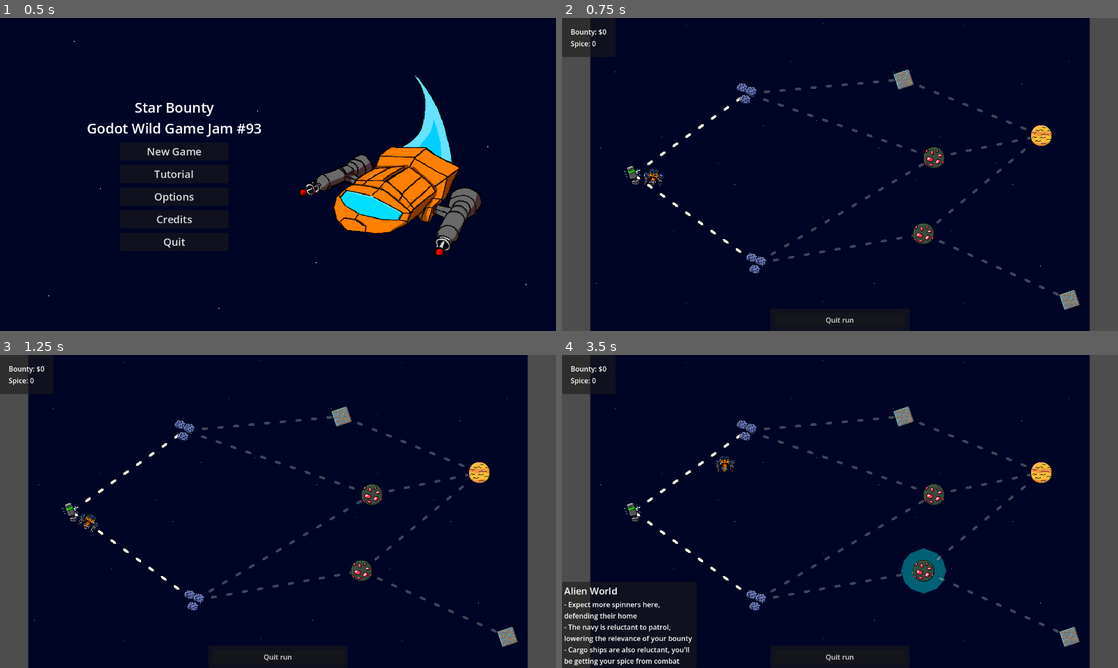
Above: before the commit, frames 1-4 (two rows, left to right).
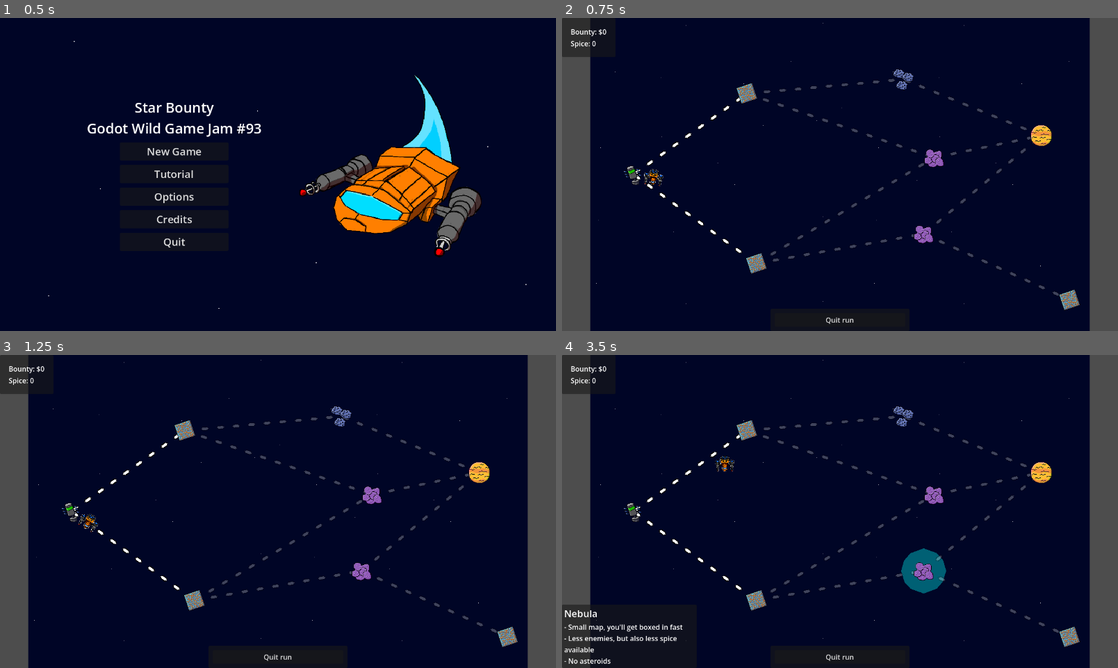
Above: after the commit, the same moments.

Repository: Sadathy/Wild-Jam-93
Game: Godot game, scene res://Scenes/main.tscn
Two runs of this game, one before a commit and one after it. Both use one fixed random seed, a clock stepped at 60 frames per second and the inputs below.
Inputs (mouse positions are in pixels of both pictures, inside the frame that each line leads up to):
- Up to frame 1 (0.5 s): no input
- Up to frame 2 (0.75 s): click "New Game" at 0.5 s
- Up to frame 3 (1.25 s): no input
- Up to frame 4 (3.5 s): tap Enter at 1.25 s; drag from (756, 599) to (634, 511) at 1.27 s; drag from (745, 430) to (634, 511) at 2.02 s; tap Space (next_turn) at 2.75 s; move the mouse to (923, 570) at 2.77 s; click (923, 570) at 2.85 s

Frame 1 is identical in both runs. In frame 2, 0.9% of the frame differs, in the area x 31-69%, y 16-82%; in frame 3, 0.9%; in frame 4, 2.6%, in the area x 0-69%, y 16-100%.

Commit message:
balance
various balance changes, kind of stabbing in the dark tbh

Diff:
--- a/wild-jam-93-project/Scenes/Levels/LEVEL TYPES/configurable_level_script.gd
+++ b/wild-jam-93-project/Scenes/Levels/LEVEL TYPES/configurable_level_script.gd
@@ -136,25 +136,25 @@
 		# now go through and spawn asteroids, proportionate to the threat level
 		var asteroid_count = get_tree().get_nodes_in_group("asteroids").size()
 		if asteroid_count < 3 * asteroid_threat:
-			# 30% chance to spawn an asteroid, rolled once per asteroid threat level
+			# 40% chance to spawn an asteroid, rolled once per asteroid threat level
 			for i in asteroid_threat:
-				if randi_range(1, 10) <= 3:
+				if randi_range(1, 10) <= 4:
 					spawn_asteroid()
 
 		# now go through and spawn cargo ships, proportionate to the cargo level
 		var cargo_count = get_tree().get_nodes_in_group("cargo").size()
 		if cargo_count < cargo_level:
-			#20% chance to spawn a cargo, rolled once per cargo level
+			#1% chance to spawn a cargo, rolled once per cargo level
 			for i in cargo_level:
-				if randi_range(1, 10) <= 2:
+				if randi_range(1, 10) <= 1:
 					spawn_cargo()
 
 		# now go through and trigger some random spice blows, proportionate to the spice blow level 10% chance per spice level
 		if randi_range(1, 10) <= spice_level:
-			# three 40% chance rolls at various spice blows
+			# three 20% chance rolls at various spice blows
 			for i in 3:
-				if randi_range(1, 10) <= 4:
-					Global.spice_blow(2 + i, get_random_location())
+				if randi_range(1, 10) <= 2:
+					Global.spice_blow(1 + i, get_random_location())
 
 func get_random_location() -> Vector2:
 	var new_location = Vector2.ZERO
--- a/wild-jam-93-project/Scenes/Levels/LEVEL TYPES/level_alien.tscn
+++ b/wild-jam-93-project/Scenes/Levels/LEVEL TYPES/level_alien.tscn
@@ -18,12 +18,10 @@
 
 [node name="AlienLevel" type="Node2D" unique_id=1380992670]
 script = ExtResource("1_6clhx")
-max_x = 6000
-max_y = 2200
-min_y = -2200
-navy_threat = 1
-alien_threat = 7
-cyber_threat = -3
+max_x = 2500
+navy_threat = 2
+alien_threat = 10
+cyber_threat = -5
 asteroid_threat = 4
 cargo_level = 1
 max_enemies = 9
--- a/wild-jam-93-project/Scenes/Levels/LEVEL TYPES/level_asteroid.tscn
+++ b/wild-jam-93-project/Scenes/Levels/LEVEL TYPES/level_asteroid.tscn
@@ -18,12 +18,12 @@
 
 [node name="AsteroidLevel" type="Node2D" unique_id=1380992670]
 script = ExtResource("1_dffij")
-max_x = 6250
-max_y = 3000
-min_y = -3000
-navy_threat = 2
-alien_threat = 2
-cyber_threat = 2
+max_x = 3000
+max_y = 1500
+min_y = -1500
+navy_threat = 3
+alien_threat = 4
+cyber_threat = 5
 asteroid_threat = 10
 cargo_level = 4
 max_enemies = 8
--- a/wild-jam-93-project/Scenes/Levels/LEVEL TYPES/level_cyber.tscn
+++ b/wild-jam-93-project/Scenes/Levels/LEVEL TYPES/level_cyber.tscn
@@ -18,12 +18,10 @@
 
 [node name="CyberLevel" type="Node2D" unique_id=1380992670]
 script = ExtResource("1_hvw8w")
-max_x = 6000
-max_y = 2200
-min_y = -2200
-navy_threat = 2
-alien_threat = -3
-cyber_threat = 8
+max_x = 2500
+navy_threat = 3
+alien_threat = -5
+cyber_threat = 10
 asteroid_threat = 2
 cargo_level = 8
 music = 2
--- a/wild-jam-93-project/Scenes/Levels/LEVEL TYPES/level_desert.tscn
+++ b/wild-jam-93-project/Scenes/Levels/LEVEL TYPES/level_desert.tscn
@@ -18,13 +18,12 @@
 
 [node name="DesertLevel" type="Node2D" unique_id=1380992670]
 script = ExtResource("1_vm5qh")
-max_y = 2000
-min_y = -2000
-navy_threat = 7
-alien_threat = -1
-cyber_threat = -1
-asteroid_threat = 1
-cargo_level = 4
+max_x = 2500
+navy_threat = 9
+alien_threat = -2
+cyber_threat = -2
+asteroid_threat = 2
+cargo_level = 5
 spice_level = 8
 max_enemies = 7
 
--- a/wild-jam-93-project/Scenes/Levels/LEVEL TYPES/level_nebula.tscn
+++ b/wild-jam-93-project/Scenes/Levels/LEVEL TYPES/level_nebula.tscn
@@ -18,13 +18,15 @@
 
 [node name="NebulaLevel" type="Node2D" unique_id=1380992670]
 script = ExtResource("1_dtqxu")
-max_x = 2500
-max_y = 800
-min_y = -800
+max_x = 1800
+max_y = 500
+min_y = -500
 navy_threat = 3
+alien_threat = 5
+cyber_threat = 1
 cargo_level = 1
 spice_level = 1
-max_enemies = 4
+max_enemies = 3
 
 [node name="Background" type="Polygon2D" parent="." unique_id=1412134420]
 unique_name_in_owner = true
--- a/wild-jam-93-project/Scripts/Global.gd
+++ b/wild-jam-93-project/Scripts/Global.gd
@@ -134,25 +134,29 @@
 
 func get_threat_threshold() -> int:
 	# Reads bounty, modifies it based on difficulty and sends back a threath threshold
-	var calculated_bounty = bounty * (0.6 + (difficulty * 0.5))
-	if calculated_bounty > 8000: return -10
-	if calculated_bounty > 7600: return -9
-	if calculated_bounty > 7200: return -8
-	if calculated_bounty > 6800: return -7
-	if calculated_bounty > 6400: return -6
-	if calculated_bounty > 6000: return -5
-	if calculated_bounty > 5600: return -4
-	if calculated_bounty > 5200: return -3
-	if calculated_bounty > 4800: return -2
-	if calculated_bounty > 4400: return -1
-	if calculated_bounty > 4000: return 0
-	if calculated_bounty > 3600: return 1
-	if calculated_bounty > 3200: return 2
-	if calculated_bounty > 2800: return 3
-	if calculated_bounty > 2400: return 4
-	if calculated_bounty > 2000: return 5
-	if calculated_bounty > 1600: return 6
-	if calculated_bounty > 1200: return 7
-	if calculated_bounty > 800: return 8
-	if calculated_bounty > 400: return 9
+	var calculated_bounty = bounty * (0.5 + (difficulty * 0.5))
+	if calculated_bounty > 6300: return -14
+	if calculated_bounty > 5850: return -13
+	if calculated_bounty > 5400: return -12
+	if calculated_bounty > 4950: return -11
+	if calculated_bounty > 4500: return -10
+	if calculated_bounty > 4125: return -9
+	if calculated_bounty > 3750: return -8
+	if calculated_bounty > 3375: return -7
+	if calculated_bounty > 3000: return -6
+	if calculated_bounty > 2700: return -5
+	if calculated_bounty > 2400: return -4
+	if calculated_bounty > 2100: return -3
+	if calculated_bounty > 1800: return -2
+	if calculated_bounty > 1575: return -1
+	if calculated_bounty > 1350: return 0
+	if calculated_bounty > 1125: return 1
+	if calculated_bounty > 900: return 2
+	if calculated_bounty > 750: return 3
+	if calculated_bounty > 600: return 4
+	if calculated_bounty > 450: return 5
+	if calculated_bounty > 300: return 6
+	if calculated_bounty > 225: return 7
+	if calculated_bounty > 150: return 8
+	if calculated_bounty > 75: return 9
 	return 10
--- a/wild-jam-93-project/Scripts/Interactables/enemy_ship.gd
+++ b/wild-jam-93-project/Scripts/Interactables/enemy_ship.gd
@@ -1,7 +1,7 @@
 extends CharacterBody2D
 
 @export var HEALTH: float = 50
-@export var THREAT_RANGE = 600
+@export var THREAT_RANGE = 400
 
 @onready var sprite: Sprite2D = %Sprite
 @onready var sprite_art: Sprite2D = %Sprite
--- a/wild-jam-93-project/Scripts/Interactables/freighter_turret.gd
+++ b/wild-jam-93-project/Scripts/Interactables/freighter_turret.gd
@@ -1,7 +1,7 @@
 extends CharacterBody2D
 
 @export var HEALTH: float = 50
-@export var THREAT_RANGE = 800
+@export var THREAT_RANGE = 1000
 
 @onready var sprite: Sprite2D = %Sprite
 @onready var order_machine: Node = %OrderMachine
@@ -17,7 +17,7 @@
 
 func plot_orders() -> void:
 	# Check if we're in threat range
-	if position.distance_to(player_ship.position) <= THREAT_RANGE:
+	if global_position.distance_to(player_ship.global_position) <= THREAT_RANGE:
 		# Take a shot on a random point in the turn
 		var shot_point = randi_range(0, 2)
 		for i in 3:
--- a/wild-jam-93-project/Scripts/UI/level_select.gd
+++ b/wild-jam-93-project/Scripts/UI/level_select.gd
@@ -262,9 +262,9 @@
 	# In band one, the stages can be nebulas, asteroid fields or desert worlds
 	var stage_roll = randi_range(1, 3)
 	if stage_roll == 1:
-		stages[new_index] = create_stage(new_index, "nebula", stage_vector)
+		stages[new_index] = create_stage(new_index, "alien", stage_vector)
 	if stage_roll == 2:
-		stages[new_index] = create_stage(new_index, "asteroid", stage_vector)
+		stages[new_index] = create_stage(new_index, "cyber", stage_vector)
 	if stage_roll == 3:
 		stages[new_index] = create_stage(new_index, "desert", stage_vector)
 
@@ -281,9 +281,9 @@
 	if stage_roll == 1:
 		stages[new_index] = create_stage(new_index, "desert", stage_vector)
 	if stage_roll == 2:
-		stages[new_index] = create_stage(new_index, "alien", stage_vector)
+		stages[new_index] = create_stage(new_index, "nebula", stage_vector)
 	if stage_roll == 3:
-		stages[new_index] = create_stage(new_index, "cyber", stage_vector)
+		stages[new_index] = create_stage(new_index, "asteroid", stage_vector)
 
 func make_band_three_stage(new_index: int) -> void:
 	# Roll for y position
